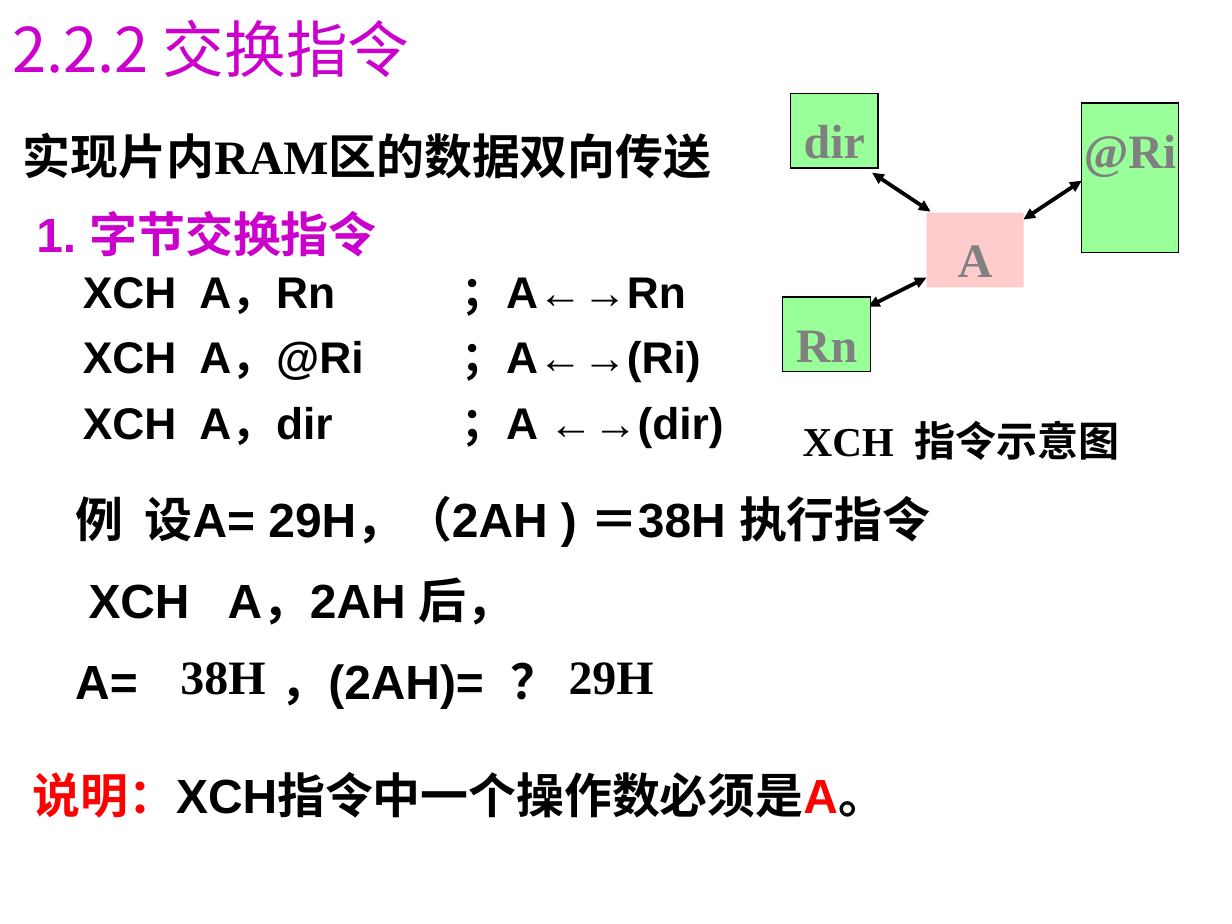
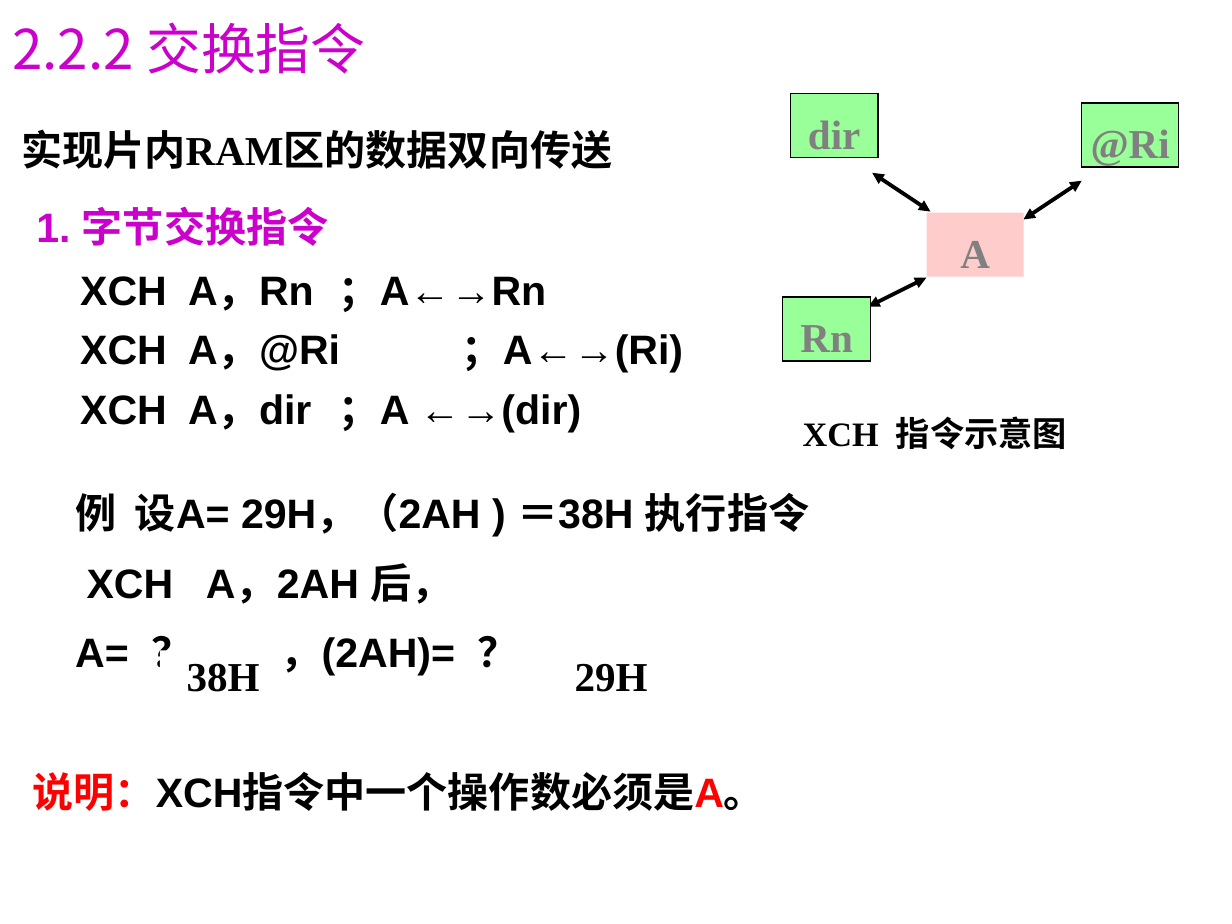
Before and after one commit to ZJWang9928/Own-Notes, a slide deck: slide 24 of 单片机课件/第2章+单片机指令系统-1.ppt. Drawn at 1232x924 pixels with LibreOffice and Linux fonts; fonts in the diff are those of the drawing. Boxes give left, top, right and bottom in pixels: in the first picture for what was removed or moved away, otherwise in the second. Text is boxed around its words. In the diff, an @@ line names an element or a change of style, - is before the commit and + after.

```diff
--- a/单片机课件/第2章+单片机指令系统-1.ppt
+++ b/单片机课件/第2章+单片机指令系统-1.ppt
@@ title "2.2.2 交换指令" at (12,22,365,74): size 36 to 32 pt @@
@@ rectangle "dir": place and size @@
-rectangle "dir" at (791,94,878,169)
+rectangle "dir" at (791,94,878,158)
@@ size 28 to 24 pt in 4 elements at (926,213,1024,277), (782,297,870,361), (791,94,878,158), (1082,103,1179,168) @@
@@ rectangle "@Ri": place and size @@
-rectangle "@Ri" at (1082,103,1179,253)
+rectangle "@Ri" at (1082,103,1179,168)
@@ rectangle "A": place and size @@
-rectangle "A" at (926,213,1024,288)
+rectangle "A" at (926,213,1024,277)
@@ text "XCH A，Rn ；A←→Rn" at (80,276,683,432): size 25.9 to 24 pt; less space between paragraphs @@
@@ rectangle "Rn": place and size @@
-rectangle "Rn" at (782,297,870,372)
+rectangle "Rn" at (782,297,870,361)
@@ text "XCH 指令示意图" at (803,416,1067,449): size 24 to 20 pt; less space between paragraphs @@
@@ size 28 to 24 pt; less space between paragraphs in 6 elements at (33,772,765,811), (75,493,809,676), (21,129,612,169), (36,206,328,246), (187,663,260,692), (575,663,648,692) @@
```
Also in this commit, not shown: 19 other slides changed, 17 other files.
